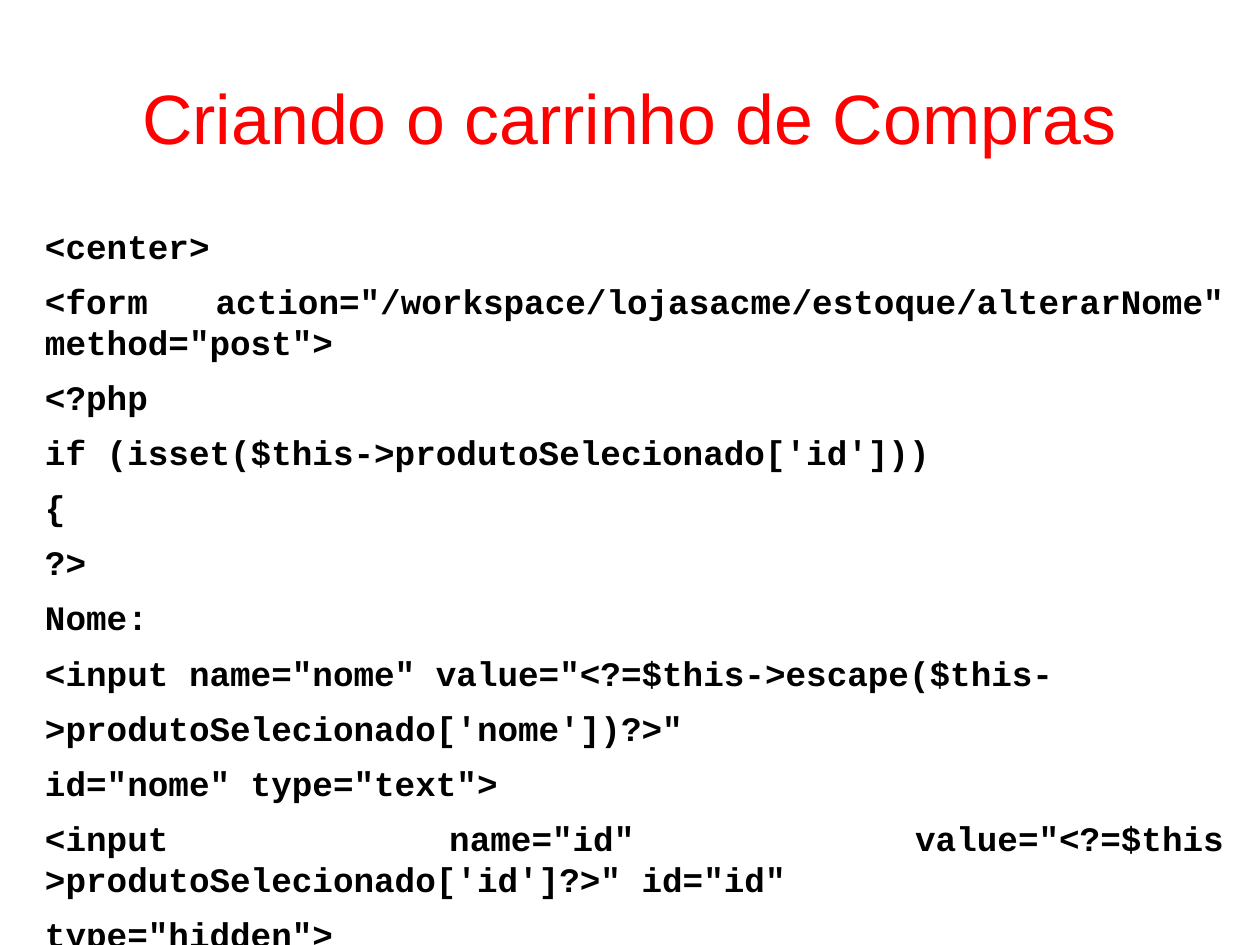
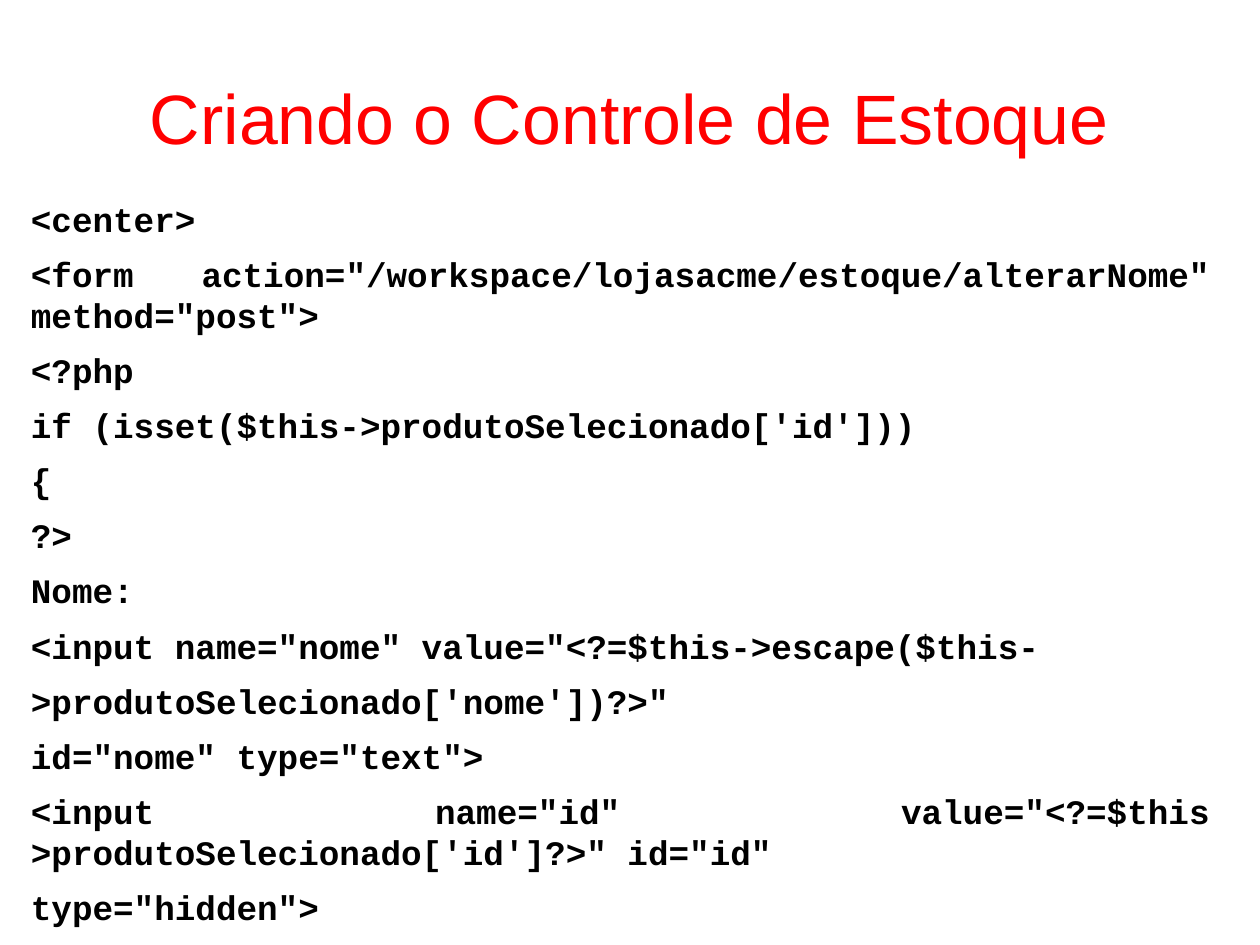
Before and after one commit to fgsl/lojasacme, a slide deck: slide 144 of docs/tutorial.odp. Drawn at 1260x945 pixels with LibreOffice and Linux fonts; fonts in the diff are those of the drawing. Boxes give left, top, right and bottom in pixels: in the first picture for what was removed or moved away, otherwise in the second. Text is boxed around its words. In the diff, an @@ line names an element or a change of style, - is before the commit and + after.

Commit message:
Alterar o título dos slides a partir do 122 para "Criando o Controle de Estoque" #69

```diff
--- a/docs/tutorial.odp
+++ b/docs/tutorial.odp
@@ title at <box>150,93,1108,157</box>: text changed @@
-Criando o carrinho de Compras
+Criando o Controle de Estoque
@@ text "<center>" rewrapped from <box>45,236,1224,899</box> to <box>31,209,1210,927</box> @@
```
Also in this commit, not shown: 27 other slides changed, 1 slide added, 1 slide removed, 10 other files.
